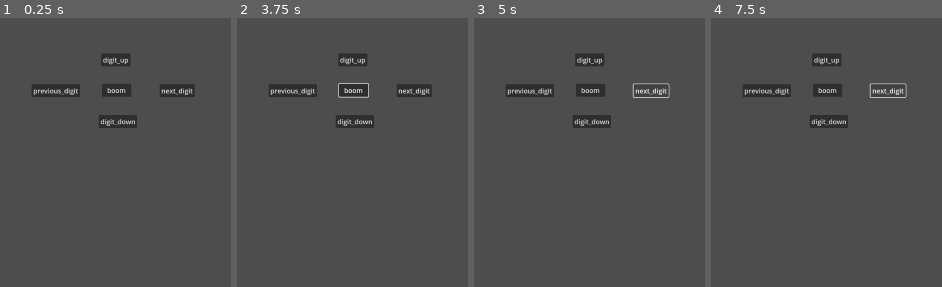
Above: before the commit, frames 1-4 (left to right).
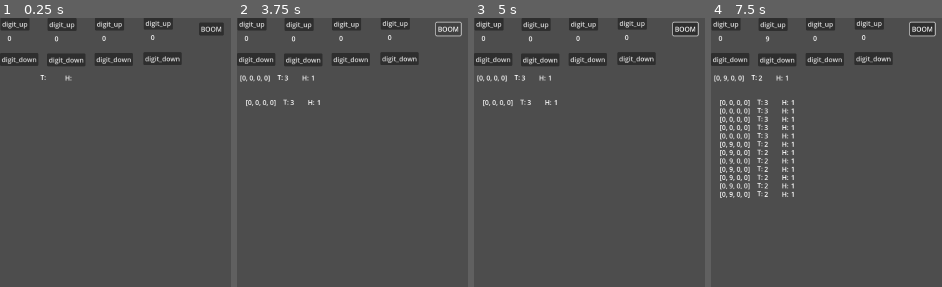
Above: after the commit, the same moments.

Repository: juanandres185/PLD_SecretShips
Game: Godot game, scene res://nodes/Player.tscn
Same seed, same stepped clock (60 frames per second), same inputs: the game is played once before the commit and once after it. Before the commit the project starts from res://nodes/prueba_motor.tscn.
Inputs (mouse positions are in pixels of both pictures, inside the frame that each line leads up to):
- Up to frame 1 (0.25 s): no input
- Up to frame 2 (3.75 s): click "digit_up" at 0.5 s; click "digit_down" at 1.25 s; click (292, 90) at 2 s, where only the run before the commit has a clickable "previous_digit"; click (354, 90) at 2.75 s, where only the run before the commit has a clickable "boom"; click (449, 28) at 3.5 s, where only the run after the commit has a clickable "BOOM"
- Up to frame 3 (5 s): click (651, 90) at 4.25 s, where only the run before the commit has a clickable "next_digit"
- Up to frame 4 (7.5 s): click (888, 90) at 5 s, where only the run before the commit has a clickable "next_digit"; tap Enter at 5.75, 5.85, 6.6, 7.25, 7.35 s; hold Right 5.78-6.53 s; tap Space at 6.5 s; hold Down 6.53-7.28 s; hold Right from 7.28 s (still down)

The runs differ from the first frame. In frame 1, 7.4% of the frame differs, in the area x 0-97%, y 0-41%; in frame 2, 7.9%; in frame 3, 7.8%; in frame 4, 11%, in the area x 0-98%, y 0-67%.

Commit message:
hecho player

Diff:
--- /dev/null
+++ b/nodes/Control.gd
@@ -0,0 +1,12 @@
+extends Control
+
+var motor
+
+# Called when the node enters the scene tree for the first time.
+func _ready():
+	pass # Replace with function body.
+
+
+# Called every frame. 'delta' is the elapsed time since the previous frame.
+func _process(delta):
+	pass
--- /dev/null
+++ b/nodes/Player.tscn
@@ -0,0 +1,31 @@
+[gd_scene load_steps=4 format=3 uid="uid://cl060oe47pb3g"]
+
+[ext_resource type="Script" path="res://scripts/player.gd" id="1_kdd8j"]
+[ext_resource type="PackedScene" uid="uid://dq54g8d2r5rop" path="res://nodes/cannon.tscn" id="2_ehtpu"]
+[ext_resource type="PackedScene" uid="uid://p01wvbaeefeh" path="res://nodes/disparo.tscn" id="3_tjvtc"]
+
+[node name="Player" type="Node2D"]
+script = ExtResource("1_kdd8j")
+
+[node name="Cannon" parent="." groups=["cannons"] instance=ExtResource("2_ehtpu")]
+
+[node name="Cannon2" parent="." groups=["cannons"] instance=ExtResource("2_ehtpu")]
+position = Vector2(113, 1)
+
+[node name="Cannon3" parent="." groups=["cannons"] instance=ExtResource("2_ehtpu")]
+position = Vector2(227, 0)
+
+[node name="Cannon4" parent="." groups=["cannons"] instance=ExtResource("2_ehtpu")]
+position = Vector2(344, -2)
+
+[node name="last_disparo" parent="." instance=ExtResource("3_tjvtc")]
+position = Vector2(6, 131)
+
+[node name="Boom" type="Button" parent="."]
+offset_left = 478.0
+offset_top = 11.0
+offset_right = 537.0
+offset_bottom = 42.0
+text = "BOOM"
+
+[connection signal="pressed" from="Boom" to="." method="_on_boom_pressed"]
--- /dev/null
+++ b/nodes/cannon.tscn
@@ -0,0 +1,29 @@
+[gd_scene load_steps=2 format=3 uid="uid://dq54g8d2r5rop"]
+
+[ext_resource type="Script" path="res://scripts/cannon.gd" id="1_ijdv1"]
+
+[node name="Cannon" type="Node2D"]
+script = ExtResource("1_ijdv1")
+
+[node name="digit_up" type="Button" parent="."]
+offset_left = 1.0
+offset_top = -1.0
+offset_right = 71.0
+offset_bottom = 30.0
+text = "digit_up"
+
+[node name="digit_down" type="Button" parent="."]
+offset_top = 84.0
+offset_right = 92.0
+offset_bottom = 115.0
+text = "digit_down"
+
+[node name="text" type="RichTextLabel" parent="."]
+offset_left = 18.0
+offset_top = 37.0
+offset_right = 58.0
+offset_bottom = 77.0
+text = "Hola"
+
+[connection signal="pressed" from="digit_up" to="." method="_on_digit_up_pressed"]
+[connection signal="pressed" from="digit_down" to="." method="_on_digit_down_pressed"]
--- /dev/null
+++ b/nodes/disparo.tscn
@@ -0,0 +1,37 @@
+[gd_scene load_steps=2 format=3 uid="uid://p01wvbaeefeh"]
+
+[ext_resource type="Script" path="res://scripts/disparo.gd" id="1_uc1gl"]
+
+[node name="disparo" type="Node2D"]
+script = ExtResource("1_uc1gl")
+
+[node name="title_hundidos" type="Label" parent="."]
+offset_left = 150.0
+offset_top = 1.0
+offset_right = 190.0
+offset_bottom = 27.0
+text = "H:"
+
+[node name="title_tocados" type="Label" parent="."]
+offset_left = 91.0
+offset_right = 131.0
+offset_bottom = 26.0
+text = "T:"
+
+[node name="tocados" type="Label" parent="."]
+offset_left = 108.0
+offset_top = 1.0
+offset_right = 148.0
+offset_bottom = 24.0
+
+[node name="hundidos" type="Label" parent="."]
+offset_left = 172.0
+offset_top = 1.0
+offset_right = 212.0
+offset_bottom = 24.0
+
+[node name="disparo" type="Label" parent="."]
+offset_left = 1.0
+offset_top = 1.0
+offset_right = 41.0
+offset_bottom = 24.0
--- a/nodes/prueba_motor.tscn
+++ /dev/null
@@ -1,146 +0,0 @@
-[gd_scene load_steps=7 format=3 uid="uid://bmq3rydq511nj"]
-
-[ext_resource type="Script" path="res://scripts/Motor_de_Juego.gd" id="1_kdd8j"]
-
-[sub_resource type="GDScript" id="GDScript_g7ilc"]
-resource_name = "digit_up"
-script/source = "extends Button
-
-var motor
-
-# Called when the node enters the scene tree for the first time.
-func _ready():
-	motor = get_node(\"..\")
-	motor.boom()
-
-
-# Called every frame. 'delta' is the elapsed time since the previous frame.
-func _process(delta):
-	pass
-
-func _pressed():
-	print(motor.digit_up())
-"
-
-[sub_resource type="GDScript" id="GDScript_qx7ms"]
-resource_name = "digit_down"
-script/source = "extends Button
-
-var motor
-
-# Called when the node enters the scene tree for the first time.
-func _ready():
-	motor = get_node(\"..\")
-	motor.boom()
-
-
-# Called every frame. 'delta' is the elapsed time since the previous frame.
-func _process(delta):
-	pass
-
-func _pressed():
-	print(motor.digit_down())
-"
-
-[sub_resource type="GDScript" id="GDScript_8hqhk"]
-resource_name = "next_digit"
-script/source = "extends Button
-
-var motor
-
-# Called when the node enters the scene tree for the first time.
-func _ready():
-	motor = get_node(\"..\")
-	motor.boom()
-
-
-# Called every frame. 'delta' is the elapsed time since the previous frame.
-func _process(delta):
-	pass
-
-func _pressed():
-	print(motor.next_digit())
-"
-
-[sub_resource type="GDScript" id="GDScript_5mmot"]
-resource_name = "previous_digit"
-script/source = "extends Button
-
-var motor
-
-# Called when the node enters the scene tree for the first time.
-func _ready():
-	motor = get_node(\"..\")
-	motor.boom()
-
-
-# Called every frame. 'delta' is the elapsed time since the previous frame.
-func _process(delta):
-	pass
-
-func _pressed():
-	print(motor.previous_digit())
-"
-
-[sub_resource type="GDScript" id="GDScript_fs3gi"]
-script/source = "extends Button
-
-var motor
-
-# Called when the node enters the scene tree for the first time.
-func _ready():
-	motor = get_node(\"..\")
-	motor.boom()
-
-
-# Called every frame. 'delta' is the elapsed time since the previous frame.
-func _process(delta):
-	pass
-
-func _pressed():
-	print(motor.boom())
-	motor.numeroSecreto = [0,1,2,3]
-"
-
-[node name="PruebaMotor" type="Node2D"]
-script = ExtResource("1_kdd8j")
-
-[node name="digit_up" type="Button" parent="."]
-offset_left = 243.0
-offset_top = 85.0
-offset_right = 313.0
-offset_bottom = 116.0
-text = "digit_up"
-script = SubResource("GDScript_g7ilc")
-
-[node name="digit_down" type="Button" parent="."]
-offset_left = 237.0
-offset_top = 233.0
-offset_right = 329.0
-offset_bottom = 264.0
-text = "digit_down"
-script = SubResource("GDScript_qx7ms")
-
-[node name="next_digit" type="Button" parent="."]
-offset_left = 383.0
-offset_top = 159.0
-offset_right = 467.0
-offset_bottom = 190.0
-text = "next_digit"
-script = SubResource("GDScript_8hqhk")
-
-[node name="previous_digit" type="Button" parent="."]
-offset_left = 76.0
-offset_top = 159.0
-offset_right = 192.0
-offset_bottom = 190.0
-text = "previous_digit"
-script = SubResource("GDScript_5mmot")
-
-[node name="boom" type="Button" parent="."]
-offset_left = 245.0
-offset_top = 158.0
-offset_right = 315.0
-offset_bottom = 189.0
-text = "boom"
-script = SubResource("GDScript_fs3gi")
--- /dev/null
+++ b/partida_ejemplo.tscn
@@ -0,0 +1,31 @@
+[gd_scene load_steps=3 format=3 uid="uid://dnjheng7xw6u2"]
+
+[ext_resource type="PackedScene" uid="uid://cl060oe47pb3g" path="res://nodes/Player.tscn" id="1_fss41"]
+
+[sub_resource type="GDScript" id="GDScript_cpfr4"]
+script/source = "extends Node2D
+
+
+# Called when the node enters the scene tree for the first time.
+func _ready():
+	pass # Replace with function body.
+
+
+# Called every frame. 'delta' is the elapsed time since the previous frame.
+func _process(delta):
+	pass
+
+
+func on_up_pressed():
+	player1.up()
+
+"
+
+[node name="Partida_Ejemplo" type="Node2D"]
+script = SubResource("GDScript_cpfr4")
+
+[node name="Player1" parent="." instance=ExtResource("1_fss41")]
+position = Vector2(37, 14)
+
+[node name="Player2" parent="." instance=ExtResource("1_fss41")]
+position = Vector2(712, 6)
--- a/project.godot
+++ b/project.godot
@@ -11,7 +11,7 @@
 [application]
 
 config/name="SecretShips"
-run/main_scene="res://nodes/prueba_motor.tscn"
+run/main_scene="res://nodes/Player.tscn"
 config/features=PackedStringArray("4.0", "Mobile")
 config/icon="res://icon.svg"
 
--- a/scripts/Motor_de_Juego.gd
+++ /dev/null
@@ -1,52 +0,0 @@
-extends Node2D
-
-var num_digits = 4
-var mod = 10
-
-var numeroSecreto = [0,0,0,0]
-var numeroActual = [0,0,0,0]
-
-var pos
-
-# Called when the node enters the scene tree for the first time.
-func _ready():
-	pos = 0
-	numeroActual = []
-	numeroSecreto = []
-	for i in range(num_digits):
-		numeroActual+=[0]
-		numeroSecreto+=[-1]
-
-
-
-func digit_up():
-	numeroActual[pos] = (numeroActual[pos]+1) % mod
-	return numeroActual
-
-func digit_down():
-	numeroActual[pos] = (numeroActual[pos]-1+mod) % mod
-	return numeroActual
-
-func next_digit():
-	if pos < num_digits -1 :
-		pos+=1
-	return pos
-
-func previous_digit():
-	if pos > 0:
-		pos-=1
-	return pos
-
-func boom():
-	var num_tocados = 0
-	var num_hundidos = 0
-
-	for i in range(num_digits):
-		if numeroSecreto[i] == numeroActual[i] :
-			num_hundidos+=1
-		else :
-			for digit in numeroSecreto:
-				if digit == numeroActual[i]:
-					num_tocados+=1
-
-	return [num_tocados, num_hundidos]
--- /dev/null
+++ b/scripts/cannon.gd
@@ -0,0 +1,22 @@
+extends Node2D
+
+var player
+var num = 0
+
+@onready var text = $text
+
+
+# Called when the node enters the scene tree for the first time.
+func _ready():
+	player = get_node("..")
+	num = player.num_canons
+	player.num_canons+=1
+	text.text = str(player.numeroActual[num])
+
+
+func _on_digit_up_pressed():
+	text.text = str(player.up(num))
+
+
+func _on_digit_down_pressed():
+	text.text = str(player.down(num))
--- /dev/null
+++ b/scripts/disparo.gd
@@ -0,0 +1,12 @@
+extends Node2D
+
+
+# Called when the node enters the scene tree for the first time.
+func _ready():
+	pass # Replace with function body.
+
+
+func shot(disparo, tocados, hundidos):
+	$tocados.text = str(tocados)
+	$hundidos.text = str(hundidos)
+	$disparo.text = str(disparo)
--- /dev/null
+++ b/scripts/player.gd
@@ -0,0 +1,118 @@
+extends Node2D
+
+var disparo = preload("res://nodes/disparo.tscn")
+var pos_disparo = Vector2(20,170)
+
+var num_canons = 0
+
+var num_digits = 4
+var mod = 10
+
+var numeroSecreto = [1,2,3,4]
+var numeroActual = [0,0,0,0]
+
+var pos
+
+var tecla_up = KEY_UP
+var tecla_down = KEY_DOWN
+var tecla_right = KEY_RIGHT
+var tecla_left = KEY_LEFT
+var tecla_boom = KEY_ENTER
+
+# Called when the node enters the scene tree for the first time.
+func _ready():
+	pos = 0
+	numeroActual = []
+	numeroSecreto = []
+	for i in range(num_digits):
+		numeroActual+=[0]
+		numeroSecreto+=[i]
+
+
+
+func digit_up():
+	numeroActual[pos] = (numeroActual[pos]+1) % mod
+	return numeroActual
+
+func digit_down():
+	numeroActual[pos] = (numeroActual[pos]-1+mod) % mod
+	return numeroActual
+
+func up(pos):
+	numeroActual[pos] = (numeroActual[pos]+1) % mod
+	return numeroActual[pos]
+
+func down(pos):
+	numeroActual[pos] = (numeroActual[pos]-1+mod) % mod
+	return numeroActual[pos]
+
+func next_digit():
+	if pos < num_digits -1 :
+		pos+=1
+	return pos
+
+func previous_digit():
+	if pos > 0:
+		pos-=1
+	return pos
+
+func boom():
+	var num_tocados = 0
+	var num_hundidos = 0
+
+	for i in range(num_digits):
+		if numeroSecreto[i] == numeroActual[i] :
+			num_hundidos+=1
+		else :
+			for digit in numeroSecreto:
+				if digit == numeroActual[i]:
+					num_tocados+=1
+
+	return [num_tocados, num_hundidos]
+
+
+func _input(event):
+	if event is InputEventKey and event.pressed:
+		if event.keycode == tecla_up:
+			for cannon in get_tree().get_nodes_in_group("cannons"):
+				if cannon.num == pos:
+					cannon._on_digit_up_pressed()
+
+		if event.keycode == tecla_down:
+			for cannon in get_tree().get_nodes_in_group("cannons"):
+				if cannon.num == pos:
+					cannon._on_digit_down_pressed()
+
+		if event.keycode == tecla_right:
+			next_digit()
+
+		if event.keycode == tecla_left:
+			previous_digit()
+
+		if event.keycode == tecla_boom:
+			var ret = boom()
+			var new_disparo = disparo.instantiate()
+			new_disparo.shot(numeroActual, ret[0], ret[1])
+			pos_disparo.y+=20
+			new_disparo.position = pos_disparo
+			$last_disparo/hundidos.text = str(ret[1])
+			$last_disparo/tocados.text = str(ret[0])
+			$last_disparo/disparo.text = str(numeroActual)
+			add_child(new_disparo)
+
+			print(new_disparo.position)
+
+
+
+func _on_boom_pressed():
+	var ret = boom()
+	var new_disparo = disparo.instantiate()
+	new_disparo.shot(numeroActual, ret[0], ret[1])
+	pos_disparo.y+=20
+	new_disparo.position = pos_disparo
+	$last_disparo/hundidos.text = str(ret[1])
+	$last_disparo/tocados.text = str(ret[0])
+	$last_disparo/disparo.text = str(numeroActual)
+	add_child(new_disparo)
+
+	print(new_disparo.position)
